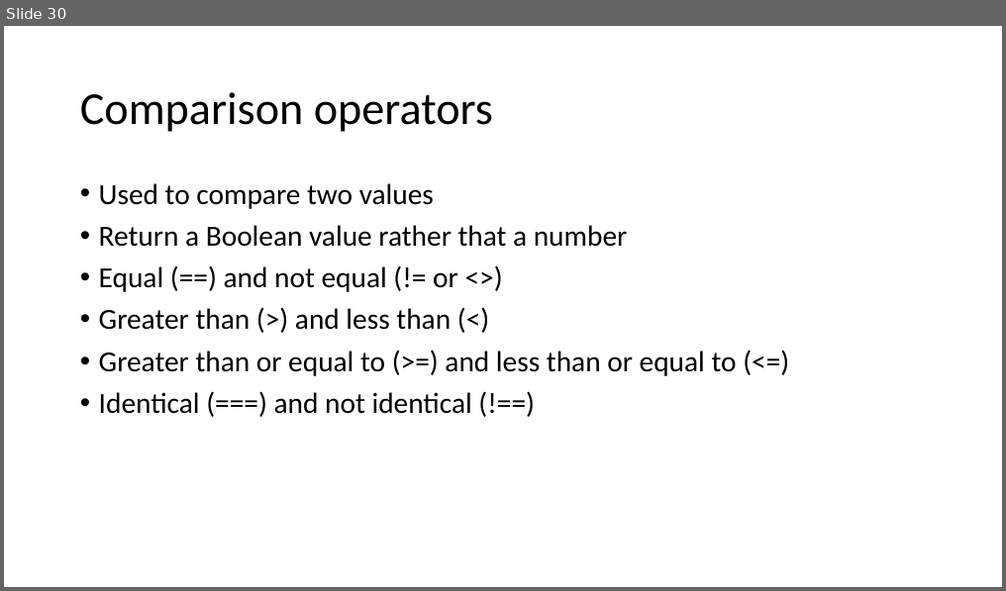
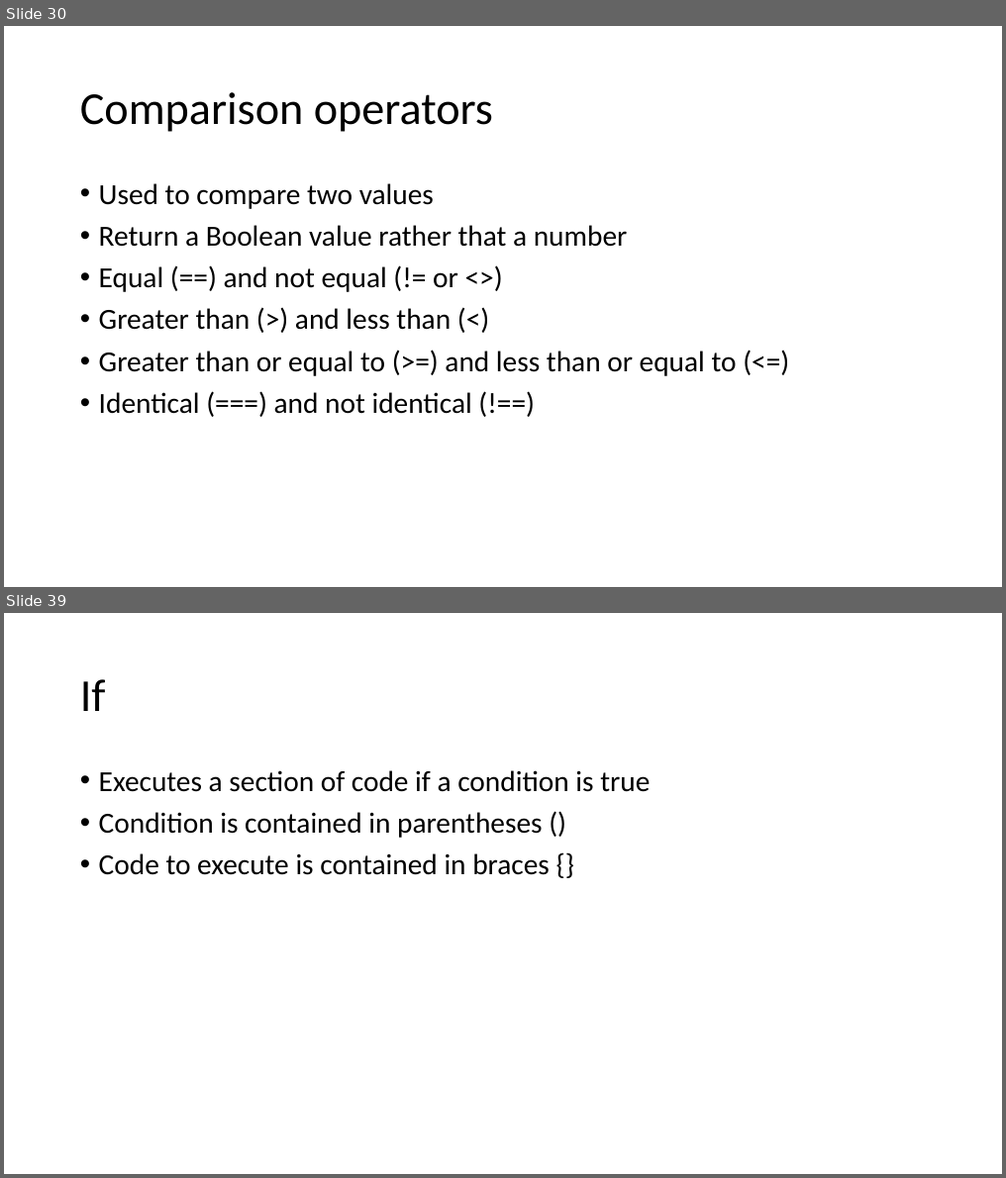
Before and after one commit to PHPEmbark/curriculum, a slide deck: course/1 - Basic Programming/Basics Of Programming.pptx. Shown one above the other, each under a label of ours: slide 30 before the commit, slides 30 and 39 after it; the slides between them are not shown. The pictures are 1006x591 and 1006x1178 pixels, drawn with LibreOffice and Linux fonts; fonts in the diff are those of the drawing. Boxes give left, top, right and bottom in pixels: in the first picture for what was removed or moved away, otherwise in the second. Text is boxed around its words. In the diff, an @@ line names an element or a change of style, - is before the commit and + after.

```diff
--- a/course/1 - Basic Programming/Basics Of Programming.pptx
+++ b/course/1 - Basic Programming/Basics Of Programming.pptx
@@ slide 39 added at (4,613,1002,1174), background #FFFFFF @@
@@ title added at (80,679,106,711), 44 pt, text #000000 @@
+If
@@ text added at (99,770,649,875), 28 pt, text #000000 @@
+• Executes a section of code if a condition is true
+• Condition is contained in parentheses ()
+• Code to execute is contained in braces {}
```
Also in this commit, not shown: 2 slides changed, 11 other slides added, 1 other file.
